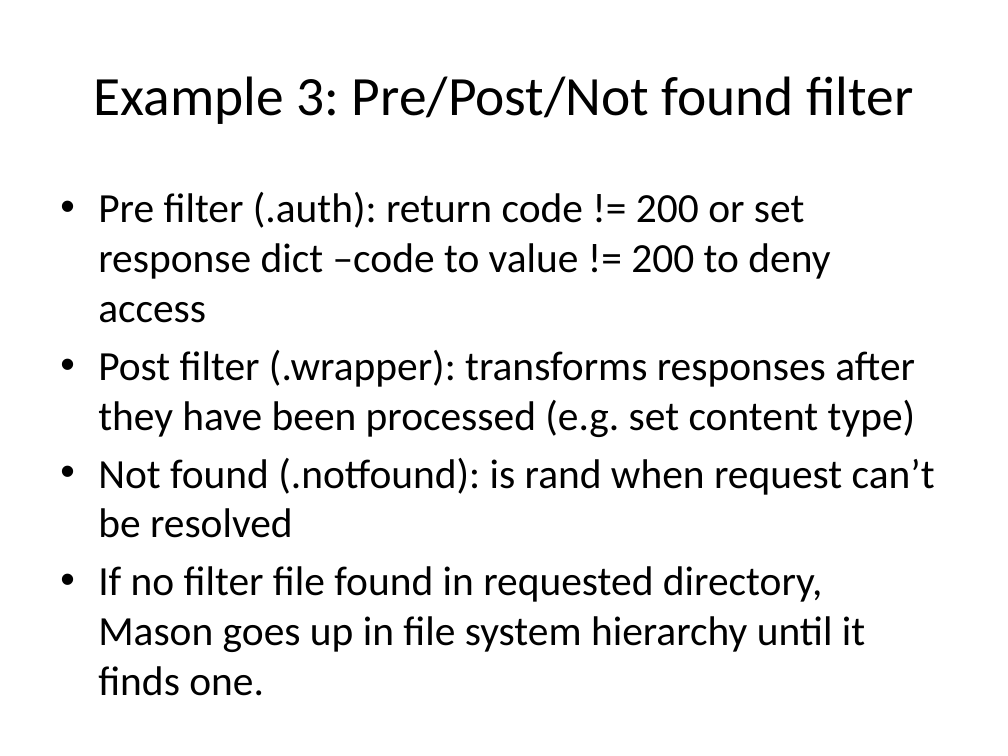
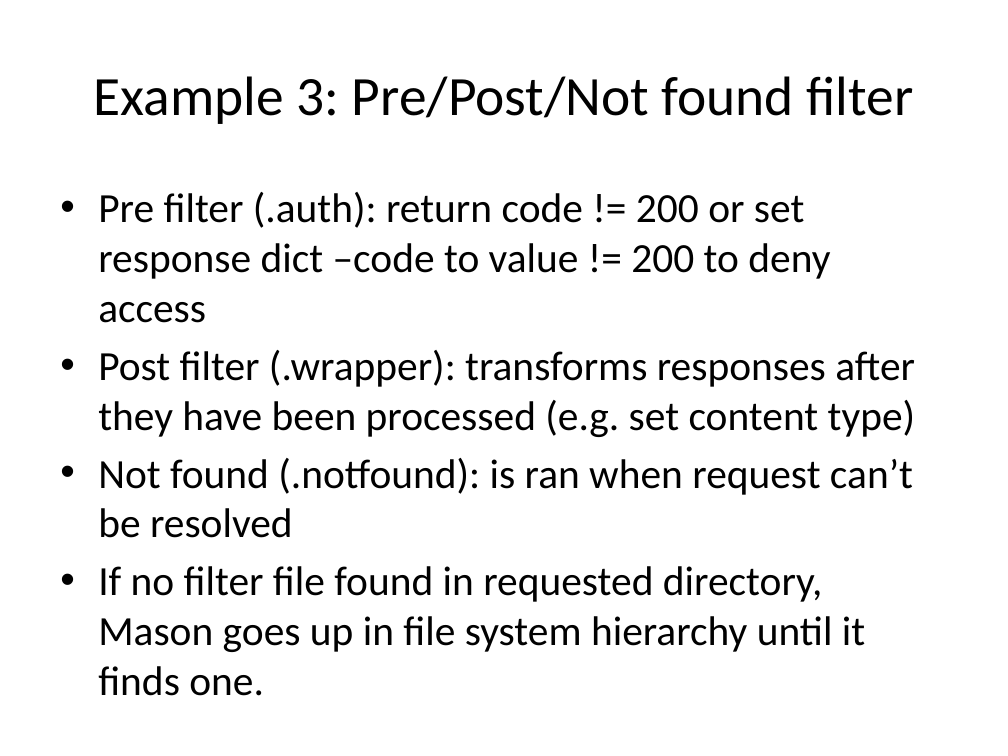
Before and after one commit to jdc8/wubwikit, a slide deck: slide 23 of wubexamples/Lets_Wub.pptx. Drawn at 1008x756 pixels with LibreOffice and Linux fonts; fonts in the diff are those of the drawing; background and template pictures are left out. Boxes give left, top, right and bottom in pixels: in the first picture for what was removed or moved away, otherwise in the second. Text is boxed around its words. In the diff, an @@ line names an element or a change of style, - is before the commit and + after.

```diff
--- a/wubexamples/Lets_Wub.pptx
+++ b/wubexamples/Lets_Wub.pptx
@@ text at (98, 458, 913, 538): text changed @@
-• Not found (.notfound): is rand when request can’t be resolved
+• Not found (.notfound): is ran when request can’t be resolved
```
Also in this commit, not shown: 19 other slides changed.
